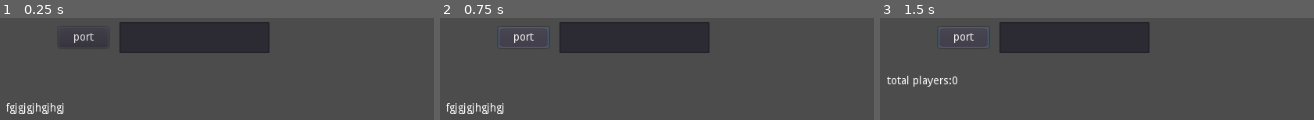
Above: before the commit, frames 1-3 (left to right).
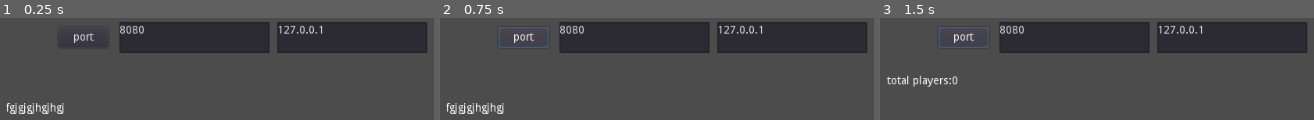
Above: after the commit, the same moments.

Repository: Galomortal47/Golang
Game: Godot game, scene res://Multyplayer.tscn
Same seed, same stepped clock (60 frames per second), same inputs: the game is played once before the commit and once after it.
Inputs:
- Up to frame 1 (0.25 s): no input
- Up to frame 2 (0.75 s): click "port" at 0.5 s
- Up to frame 3 (1.5 s): click "port" at 1.25 s

The runs differ from the first frame. In frame 1, 11% of the frame differs, in the area x 27-99%, y 3-35%; in frame 2, 11%; in frame 3, 11%.

Commit message:
added ip change

Diff:
--- a/Multyplayer2/Multiplayer.gd
+++ b/Multyplayer2/Multiplayer.gd
@@ -22,7 +22,7 @@
 		pinglist()
 		refresh_frames = 0
 	if not packet.is_connected_to_host():
-			packet.connect_to_host( "127.0.0.1", get_node("/root/Singleton").PORT)
+			packet.connect_to_host( get_node("/root/Singleton").Ip, get_node("/root/Singleton").PORT)
 			print(get_node("/root/Singleton").PORT)
 	var peerstream = PacketPeerStream.new()
 	peerstream.set_stream_peer(packet)
@@ -53,6 +53,7 @@
 
 func _on_Button_button_down():
 	get_node("/root/Singleton").PORT = int(get_node("pinglist/TextEdit").get_text())
+	get_node("/root/Singleton").Ip = get_node("pinglist/TextEdit2").get_text()
 	print(int(get_node("pinglist/TextEdit").get_text()))
 	packet.disconnect_from_host()
 	pass # Replace with function body.
--- a/Multyplayer2/Multyplayer.tscn
+++ b/Multyplayer2/Multyplayer.tscn
@@ -36,12 +36,24 @@
 "_edit_use_anchors_": false
 }
 
+[node name="TextEdit2" type="TextEdit" parent="pinglist"]
+margin_left = 496.522
+margin_top = 5.0
+margin_right = 688.522
+margin_bottom = 45.0
+text = "127.0.0.1"
+__meta__ = {
+"_edit_use_anchors_": false
+}
+
 [node name="TextEdit" type="TextEdit" parent="pinglist"]
 margin_left = 295.0
 margin_top = 5.0
 margin_right = 487.0
 margin_bottom = 45.0
+text = "8080"
 __meta__ = {
 "_edit_use_anchors_": false
 }
 [connection signal="button_down" from="pinglist/Button" to="." method="_on_Button_button_down"]
+[connection signal="text_changed" from="pinglist/TextEdit2" to="." method="_on_TextEdit_text_changed"]
--- a/Multyplayer2/singleton.gd
+++ b/Multyplayer2/singleton.gd
@@ -1,3 +1,4 @@
 extends Node
 
 var PORT = 8080
+var Ip = "127.0.0.1"
